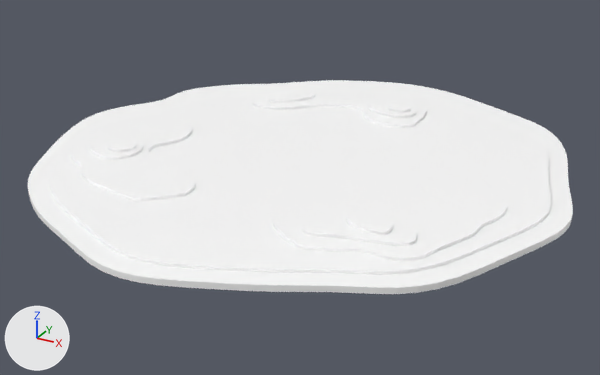
Two versions of the FBX model Assets/Models/Level/Big_14.fbx, one commit apart.
Rendered twice from a 50 mm lens placed at (68.7, -127.3, 56.8), pointed at (0.7, -3.7, -5.0). Arrows for +X, +Y and +Z are at lower left; the lights stay in place. Where no turn or scale is listed for an object, it has been applied to the vertices.
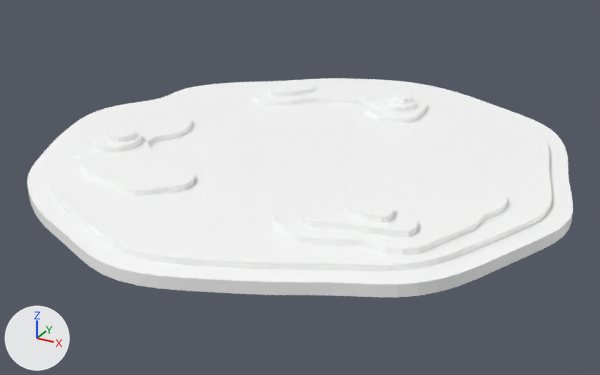
Where the newer file only moved an object's origin or applied its transform, the numbers keep the older frame.

The change, as a list of edits to the scene's bpy script:
```text
Change me_mesh_011:
    where me_mesh_011.from_pydata(...)  # 49 vertices, 48 faces; spans x -4.15..4.15, y -4.82..4.82, z -0.5..0.5
    used by ob_polysurface26; location = (-17.4, 25.2, 1.5)
    me_mesh_011 part 6: the whole mesh is scaled about its middle by (1, 1, 2), then moved by (0.0, 0.0, 1.5)
Change me_mesh_004:
    where me_mesh_004.from_pydata(...)  # 193 vertices, 192 faces; spans x -49.6..49.6, y -51.2..51.2, z -0.5..0.5
    used by ob_pdisc2; location = (-0.1, -0.6, 0.0)
    me_mesh_004 part 8: the whole mesh is scaled about its middle by (1, 1, 2), then moved by (-0.1, -0.6, 0.0)
Change me_mesh_005:
    where me_mesh_005.from_pydata(...)  # 113 vertices, 112 faces; spans x -18.8..18.8, y -11.9..11.9, z -0.5..0.5
    used by ob_pplane2; location = (-6.2, 28.9, 1.0)
    me_mesh_005 part 3: the whole mesh is scaled about its middle by (1, 1, 2), then moved by (-6.2, 28.9, 2.0)
Change me_mesh_006:
    where me_mesh_006.from_pydata(...)  # 141 vertices, 140 faces; spans x -15.5..15.5, y -20.2..20.2, z -0.5..0.5
    used by ob_pplane3; location = (24.7, -14.5, 1.0)
    me_mesh_006 part 1: the whole mesh is scaled about its middle by (1, 1, 2), then moved by (24.7, -14.5, 2.0)
Change me_mesh_003:
    where me_mesh_003.from_pydata(...)  # 49 vertices, 48 faces; spans x -8.4..8.4, y -6.0..6.0, z -0.5..0.5
    used by ob_polysurface18; location = (23.6, -25.4, 1.5)
    me_mesh_003 part 5: the whole mesh is scaled about its middle by (1, 1, 2), then moved by (0.0, 0.0, 1.5)
Change me_mesh_007:
    where me_mesh_007.from_pydata(...)  # 193 vertices, 192 faces; spans x -46.1..46.1, y -47.6..47.6, z -0.5..0.5
    used by ob_pdisc3; location = (-0.1, -0.6, 0.5)
    me_mesh_007 part 4: the whole mesh is scaled about its middle by (1, 1, 2), then moved by (0.0, 0.0, 0.5)
Change me_mesh:
    where me_mesh.from_pydata(...)  # 49 vertices, 48 faces; spans x -5.24..5.24, y -4.44..4.44, z -0.5..0.5
    used by ob_polysurface12; location = (-30.6, -18.0, 1.5)
    me_mesh part 7: the whole mesh is scaled about its middle by (1, 1, 2), then moved by (0.0, 0.0, 1.5)
Change me_mesh_008:
    where me_mesh_008.from_pydata(...)  # 113 vertices, 112 faces; spans x -16.1..16.1, y -17.2..17.2, z -0.5..0.5
    used by ob_pplane4; location = (-23.5, -16.2, 1.0)
    me_mesh_008 part 2: the whole mesh is scaled about its middle by (1, 1, 2), then moved by (-23.5, -16.2, 2.0)
Change ob_pdisc2:
    ob_pdisc2.location: (-0.1, -0.6, 0.0) -> (0.0, 0.0, 0.0)
Change ob_pplane2:
    ob_pplane2.location: (-6.2, 28.9, 1.0) -> (0.0, 0.0, 0.0)
Change ob_pplane3:
    ob_pplane3.location: (24.7, -14.5, 1.0) -> (0.0, 0.0, 0.0)
Change ob_pplane4:
    ob_pplane4.location: (-23.5, -16.2, 1.0) -> (0.0, 0.0, 0.0)
Change ob_polysurface21:
    ob_polysurface21.location: (23.9, -24.5, 2.0) -> (0.0, 0.0, 0.0)
```

Location of each change, (x1, y1, x2, y2) in pixels of the pictures (600 x 375 px):
'pDisc3', mesh rescaled: before (49, 82, 551, 275); after (48, 78, 552, 271)
'pDisc2', mesh rescaled, moved: before (28, 80, 573, 294); after (27, 79, 573, 297)
'pPlane3', mesh rescaled, moved: before (272, 165, 507, 262); after (272, 157, 508, 255)
'pPlane4', mesh rescaled, moved: before (71, 121, 195, 201); after (70, 114, 194, 196)
'pPlane2', mesh rescaled, moved: before (253, 87, 427, 128); after (252, 80, 427, 123)
'polySurface18', mesh rescaled: before (302, 203, 417, 247); after (302, 192, 418, 237)
'polySurface21', moved: before (346, 211, 393, 235); after (346, 197, 394, 223)
'polySurface12', mesh rescaled: before (89, 139, 143, 160); after (88, 129, 142, 152)
'polySurface26', mesh rescaled: before (269, 90, 315, 103); after (269, 81, 315, 96)
